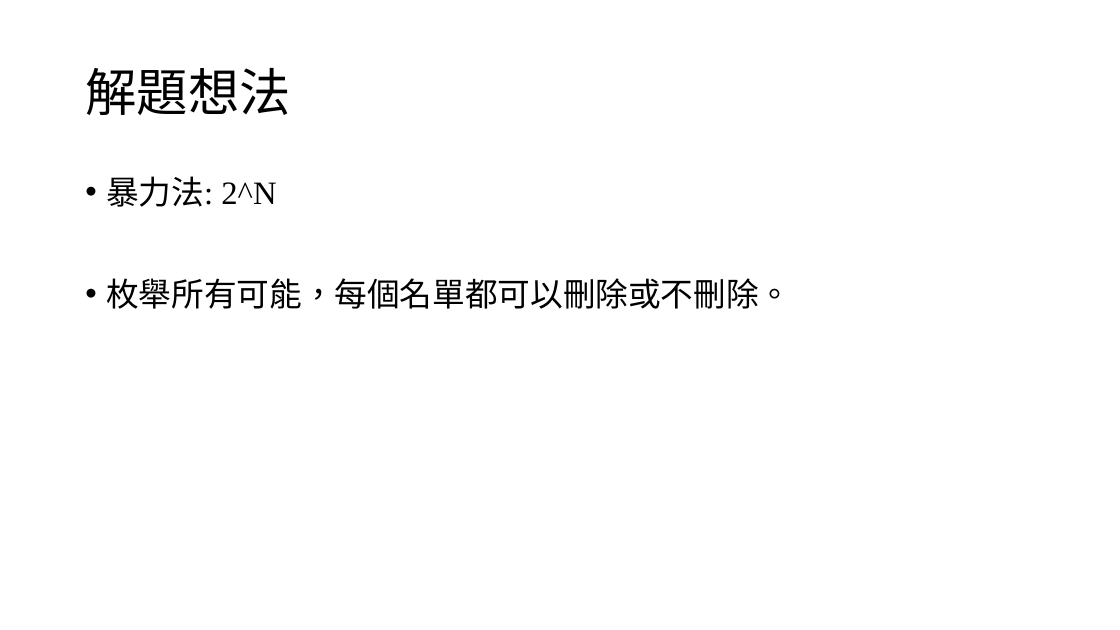
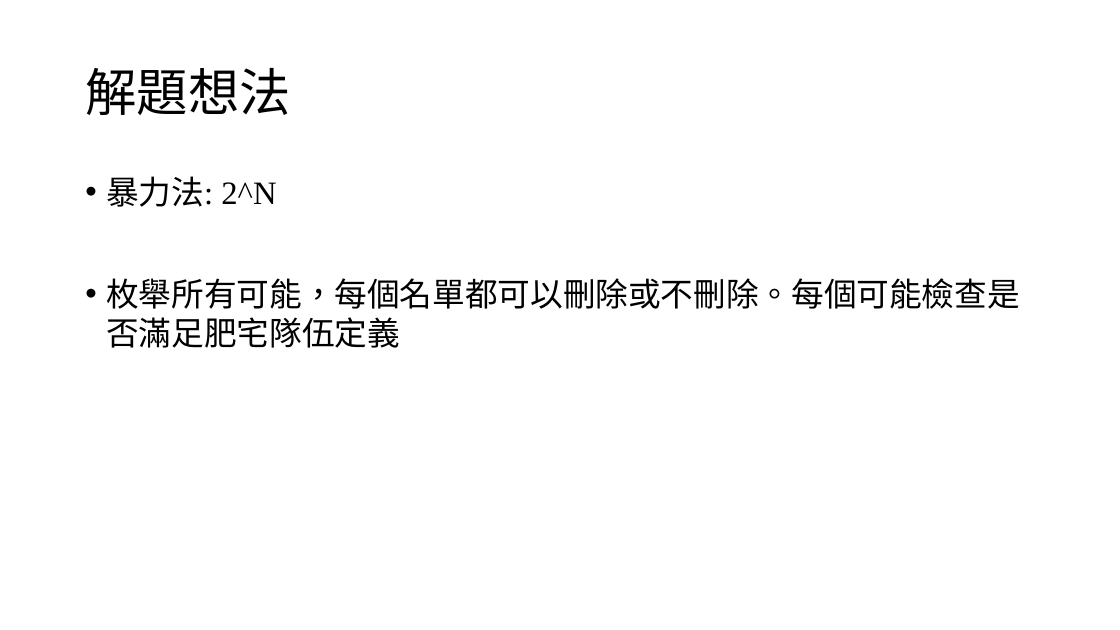
Before and after one commit to louisfghbvc/GenericProgrammingSTL, a slide deck: slide 6 of HW4 應用程式設計/說明.pptx. Drawn at 1120x630 pixels with LibreOffice and Linux fonts; fonts in the diff are those of the drawing. Boxes give left, top, right and bottom in pixels: in the first picture for what was removed or moved away, otherwise in the second. Text is boxed around its words. In the diff, an @@ line names an element or a change of style, - is before the commit and + after.

Commit message:
update

```diff
--- a/HW4 應用程式設計/說明.pptx
+++ b/HW4 應用程式設計/說明.pptx
@@ text at (x1=106, y1=278, x2=1019, y2=348): text changed @@
-• 枚舉所有可能，每個名單都可以刪除或不刪除。
+• 枚舉所有可能，每個名單都可以刪除或不刪除。每個可能檢查是否滿足肥宅隊伍定義
```
Also in this commit, not shown: 1 other slide changed.
